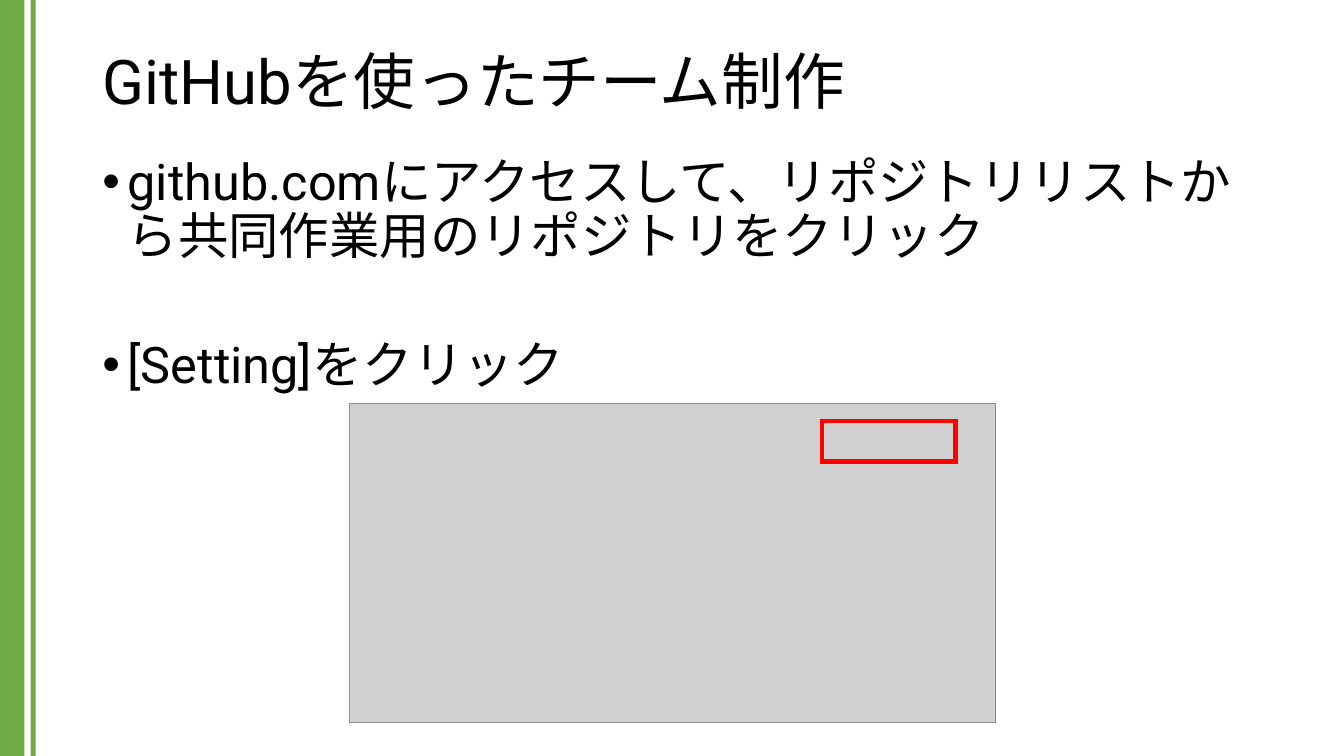
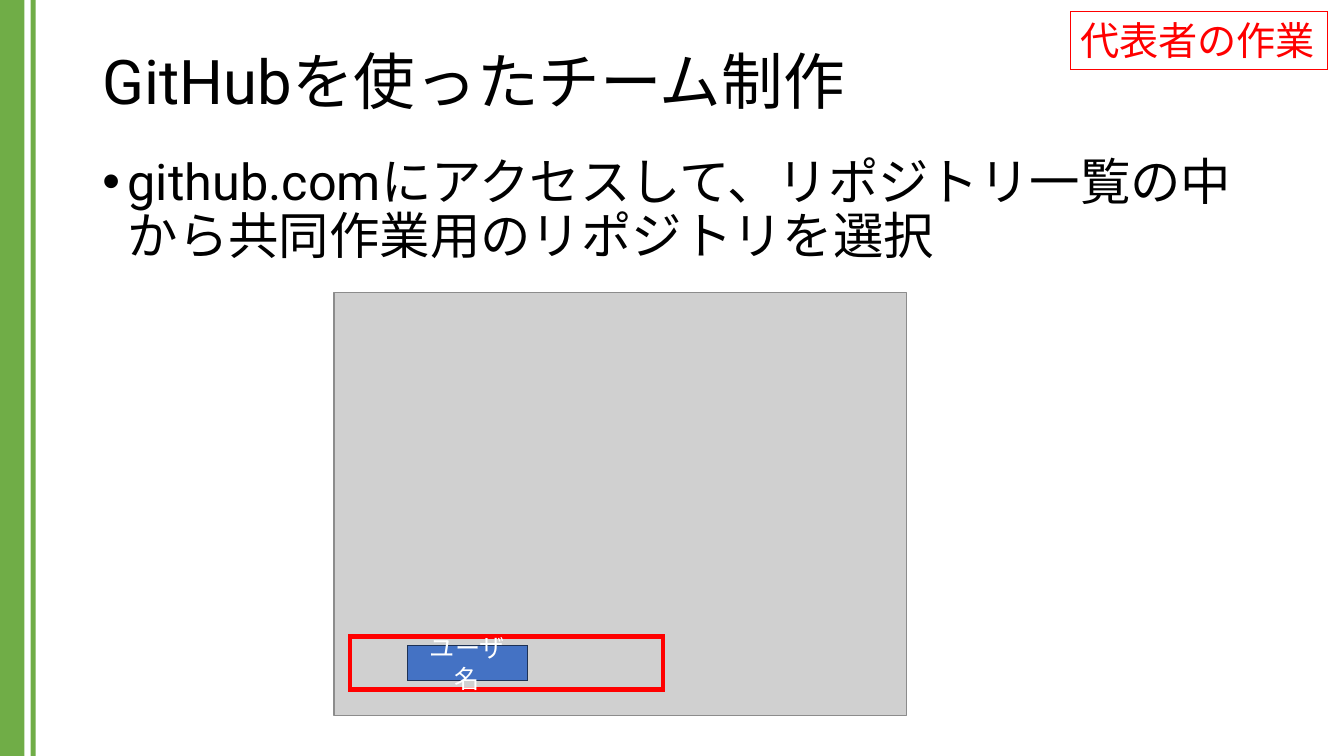
Before and after one commit to kic-murata/cpp2024, a slide deck: slide 10 of 授業資料/GitHubを用いたチーム制作.pptx (slide 4 before the commit). Drawn at 1344x756 pixels with LibreOffice and Linux fonts; fonts in the diff are those of the drawing; grey boxes stand for pictures. Boxes give left, top, right and bottom in pixels: in the first picture for what was removed or moved away, otherwise in the second. Text is boxed around its words. In the diff, an @@ line names an element or a change of style, - is before the commit and + after.

```diff
--- a/授業資料/GitHubを用いたチーム制作.pptx
+++ b/授業資料/GitHubを用いたチーム制作.pptx
@@ rectangle added at (1071,11,1329,69), outline #FF0000 0.75 pt, 28 pt, text #FF0000 @@
+代表者の作業
@@ text at (128,157,1232,258): text changed @@
-• github.comにアクセスして、リポジトリリストから共同作業用のリポジトリをクリック
-• [Setting]をクリック
+• github.comにアクセスして、リポジトリ一覧の中から共同作業用のリポジトリを選択
@@ picture: place and size @@
-picture at (350,404,995,723)
+picture at (334,292,906,716)
@@ rectangle: place and size @@
-rectangle at (823,421,956,462)
+rectangle at (351,636,663,690)
@@ rectangle added at (407,645,527,681), fill #4472C4, outline #1E3256 1 pt, 18 pt, text #FFFFFF @@
+ユーザ名
```
Also in this commit, not shown: 5 other slides changed, 28 slides added, 2 other files.
